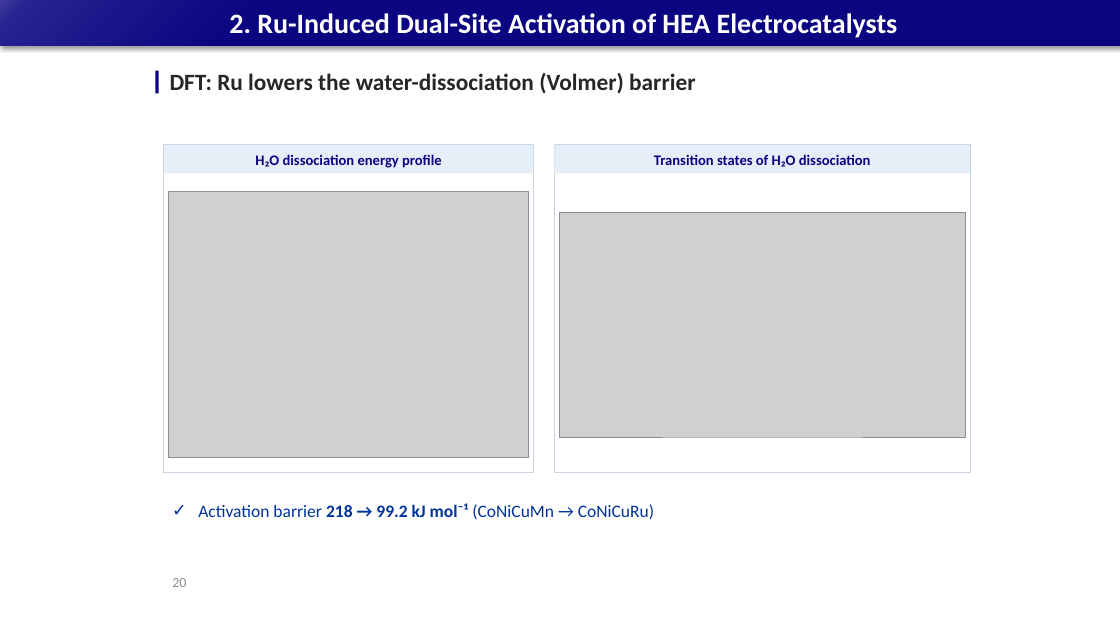
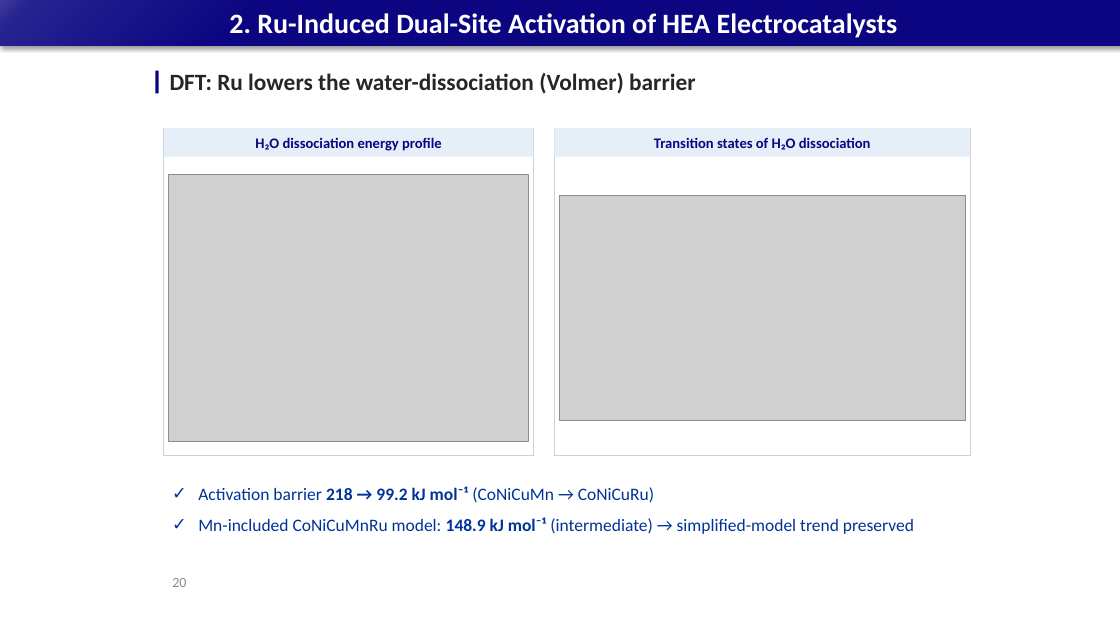
Before and after one commit to limsj0204/letter, a slide deck: slide 20 of 학위논문_디펜스_발표자료.pptx. Drawn at 1120x630 pixels with LibreOffice and Linux fonts; fonts in the diff are those of the drawing; grey boxes stand for pictures. Boxes give left, top, right and bottom in pixels: in the first picture for what was removed or moved away, otherwise in the second. Text is boxed around its words. In the diff, an @@ line names an element or a change of style, - is before the commit and + after.

```diff
--- a/학위논문_디펜스_발표자료.pptx
+++ b/학위논문_디펜스_발표자료.pptx
@@ 4 rectangles, 2 pictures moved together from (x1=164, y1=145, x2=970, y2=473) to (x1=164, y1=128, x2=970, y2=455) @@
@@ text "Activation barrier 218 → 99.2 ..." moved from (x1=198, y1=503, x2=654, y2=520) to (x1=198, y1=486, x2=914, y2=534) @@
@@ text at (x1=198, y1=517, x2=914, y2=534): paragraph added @@
+✓ Mn-included CoNiCuMnRu model: 148.9 kJ mol⁻¹ (intermediate) → simplified-model trend preserved
```
Also in this commit, not shown: 1 other file.
